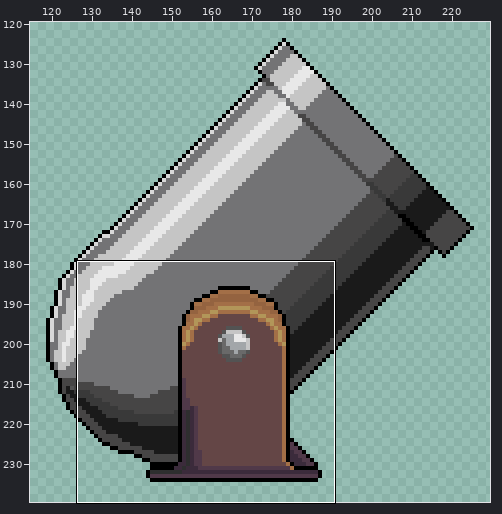
One commit to this sprite sheet: Assets/ArtAssets/Spritesheets/Player/Pirate Cat/cannon_inactive.png. The picture above shows the old version from afar; the outline marks the close-up.
Close-up. As it was:
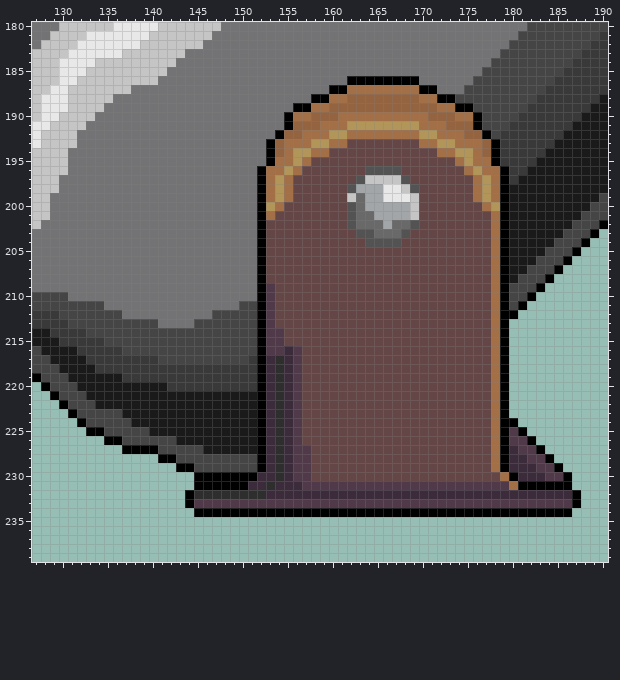
The file is 320x240 pixels. Colours within 5 levels of each other are drawn and written as one. Shown: x 127..190, y 180..239. The old version is drawn lined up with the new one. The wide view leaves out empty margins.
The same view after the edit:
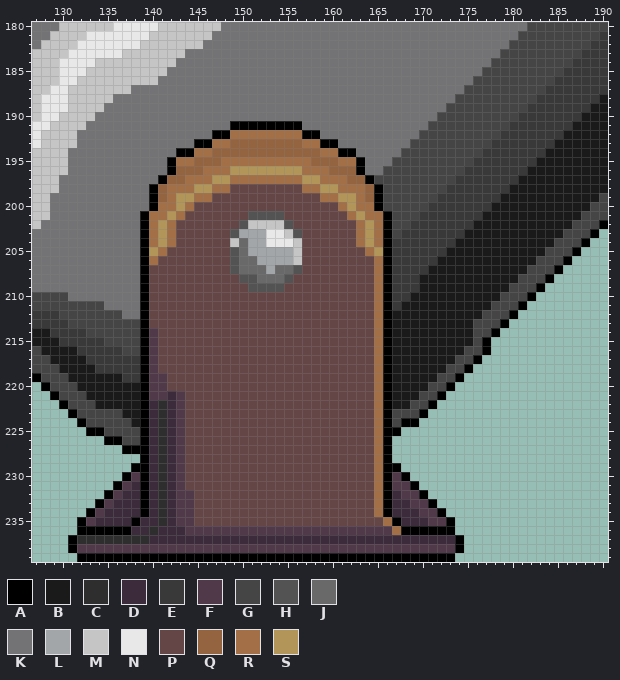
Palette (. is transparent): A #000000  B #1a1a1a  C #2e2e2f  D #3b2b3b  E #393939  F #503949  G #464545  H #535353  J #696969  K #737375  L #a2a6a9  M #c5c5c5  N #e8e8e8  P #644646  Q #946340  R #a36f47  S #b29659
Edits made:
whole drawing moved by +13,-5 (the old picture is shown already moved)
y 186: x 162..169 AAAAAAAA -> KKKKKKKK
y 187: x 160..171 AARRRRRRRRAA -> KKKKKKKKKKKK
y 188: x 158..173 AARRQQQQQQQQRRAA -> KKKKKKKKKKKKKKKK
y 189: x 156..175 AARRQQQQQQQQQQQQRRAA -> KKKKKKKKKKKKKKKKKGGG
y 190: x 155..176 ARRQQQRRRRRRRRRRQQQRRA -> KKKKKKKKKKKKKKKKKGGGGG
y 191: x 149..154 KKKKKK -> AAAAAA; x 156..176 QQQRRRSSSSSSSSRRRQQQA -> AKKKKKKKKKKKKKKGGGGGG
y 192: x 147..177 KKKKKKKAQQRRRSSRRRRRRRRSSRRRQQA -> AARRRRRRRRAAKKKKKKKKKKKGGGGGGGG
y 193: x 145..153 KKKKKKKKA -> AARRQQQQQ; x 155..156 RR -> QQ; x 158..178 SSRRPPPPPPPPRRSSRRRQA -> RAAKKKKKKKKGGGGGGGGGE
y 194: x 143..153 KKKKKKKKKKA -> AARRQQQQQQQ; x 155..158 RSSR -> QQQQ; x 160..178 PPPPPPPPPPPPRRSSRQA -> RAAKKKKKGGGGGGGGGEE
y 195: x 142..153 KKKKKKKKKKKA -> ARRQQQRRRRRR; x 156 S -> R; x 158..178 PPPPPPPPPPPPPPPPRSRRA -> QQQRRAKKKGGGGGGGGGEEE
y 196: x 142..154 KKKKKKKKKKARR -> AQQQRRRSSSSSS; x 156..179 RPPPPPPPHHHHPPPPPPPRSRRA -> SRRRQQQAKKGGGGGGGGGEEEEE
y 197: x 141..152 KKKKKKKKKKKA -> AQQRRRSSRRRR; x 154 S -> R; x 156..179 PPPPPPPHMMMMHPPPPPPPRSRA -> RSSRRRQQAGGGGGGGGGEEEEEE
y 198: x 140..155 KKKKKKKKKKKKARSR -> AQRRRSSRRPPPPPPP; x 157..179 PPPPPHLLLNNMHPPPPPPRSRA -> RRSSRRRQAGGGGGGGEEEEEEE
y 199: x 140..155 KKKKKKKKKKKKARSR -> AQRSSRRPPPPPPPPP; x 159..179 PPPMJLLNNNMPPPPPPRSRA -> RRSSRQAGGGGGGEEEEEEEB
y 200: x 140..154 KKKKKKKKKKKKASR -> ARRSRPPPPPPPPPP; x 161..179 PHJLLLLLMPPPPPPPRSA -> RSRRAGGGGGEEEEEEEBB
y 201: x 139..154 KKKKKKKKKKKKKARP -> ARRSRPPPPPPPHHHH; x 162..179 HJJLLLLMPPPPPPPPRA -> RSRRAGGGEEEEEEEBBB
y 202: x 139..155 KKKKKKKKKKKKKAPPP -> ARSRPPPPPPPHMMMMH; x 162..179 HJJJLJJHPPPPPPPPRA -> PRSRAGGEEEEEEEBBBB
y 203: x 139..156 KKKKKKKKKKKKKAPPPP -> ARSRPPPPPPHLLLNNMH; x 163..179 HHJJJHPPPPPPPPPRA -> RSRAGEEEEEEEBBBBB
y 204: x 139..156 KKKKKKKKKKKKKAPPPP -> ARSRPPPPPPMJLLNNNM; x 163..179 PHHHHPPPPPPPPPPRA -> RSRAEEEEEEEBBBBBB
y 205: x 139..156 KKKKKKKKKKKKKAPPPP -> ASRPPPPPPPHJLLLLLM; x 164..179 PPPPPPPPPPPPPPRA -> RSAEEEEEEBBBBBBB
y 206: x 139..156 KKKKKKKKKKKKKAPPPP -> ARPPPPPPPPHJJLLLLM; x 165..179 PPPPPPPPPPPPPRA -> RAEEEEEBBBBBBBB
y 207: x 139..156 KKKKKKKKKKKKKAPPPP -> APPPPPPPPPHJJJLJJH; x 165..179 PPPPPPPPPPPPPRA -> RAEEEEBBBBBBBBB
y 208: x 139..155 KKKKKKKKKKKKKAPPP -> APPPPPPPPPPHHJJJH; x 165..179 PPPPPPPPPPPPPRA -> RAEEEBBBBBBBBBB
y 209: x 139..154 KKKKKKKKKKKKKAFP -> APPPPPPPPPPPHHHH; x 165..179 PPPPPPPPPPPPPRA -> RAEEEBBBBBBBBBB
y 210: x 139..153 KKKKKKKKKKKKKAF -> APPPPPPPPPPPPPP; x 165..179 PPPPPPPPPPPPPRA -> RAEEBBBBBBBBBBG
y 211: x 139..153 KKKKKKKKKKKGGAF -> APPPPPPPPPPPPPP; x 165..179 PPPPPPPPPPPPPRA -> RAEBBBBBBBBBBGG
y 212: x 139..153 KKKKKKKKGGGGGAF -> APPPPPPPPPPPPPP; x 165..179 PPPPPPPPPPPPPRA -> RABBBBBBBBBBGGG
y 213: x 139..153 GGKKKKGGGGGGGAF -> APPPPPPPPPPPPPP; x 165..178 PPPPPPPPPPPPPR -> RABBBBBBBBBGGG
y 214: x 139..154 GGGGGGGGGGGGGAFF -> AFPPPPPPPPPPPPPP; x 165..179 PPPPPPPPPPPPPRA -> RABBBBBBBBBGGA.
y 215: x 139..154 GGGGGGGGGGGGGAFF -> AFPPPPPPPPPPPPPP; x 165..179 PPPPPPPPPPPPPRA -> RABBBBBBBBBGA..
y 216: x 139..156 GGGGGGGGGGGGGAFFDF -> AFPPPPPPPPPPPPPPPP; x 165..179 PPPPPPPPPPPPPRA -> RABBBBBBBBGGA..
y 217: x 139..156 EEGGGGGGGGGGEADCDF -> AFPPPPPPPPPPPPPPPP; x 165..179 PPPPPPPPPPPPPRA -> RABBBBBBBGGA...
y 218: x 139..156 EEEEEEEEEEEEEADCDF -> AFPPPPPPPPPPPPPPPP; x 165..179 PPPPPPPPPPPPPRA -> RABBBBBBGGA....
y 219: x 139..156 EEEEEEEEEEEEEADCDF -> AFFPPPPPPPPPPPPPPP; x 165..179 PPPPPPPPPPPPPRA -> RABBBBBGGA.....
y 220: x 139..156 BBBEEEEEEEEEEADCDF -> AFFPPPPPPPPPPPPPPP; x 165..179 PPPPPPPPPPPPPRA -> RABBBBGGA......
y 221: x 139..156 BBBBBBBBBBBBBADCDF -> AFFDFPPPPPPPPPPPPP; x 165..179 PPPPPPPPPPPPPRA -> RABBBGGA.......
y 222: x 139..156 BBBBBBBBBBBBBADCDF -> ADCDFPPPPPPPPPPPPP; x 165..179 PPPPPPPPPPPPPRA -> RABBGGA........
y 223: x 139..156 BBBBBBBBBBBBBADCDF -> ADCDFPPPPPPPPPPPPP; x 165..179 PPPPPPPPPPPPPRA -> RAGGGA.........
y 224: x 139..156 BBBBBBBBBBBBBADCDF -> ADCDFPPPPPPPPPPPPP; x 165..180 PPPPPPPPPPPPPRAA -> RAGAA...........
y 225: x 139..156 GBBBBBBBBBBBBADCDF -> ADCDFPPPPPPPPPPPPP; x 165..181 PPPPPPPPPPPPPRAFA -> RAA..............
y 226: x 139..156 GGGGBBBBBBBBBADCDF -> ADCDFPPPPPPPPPPPPP; x 165..182 PPPPPPPPPPPPPRAFFA -> RA................
y 227: x 140..157 AGGGGGBBBBBBADCDFF -> DCDFPPPPPPPPPPPPPP; x 165..183 PPPPPPPPPPPPPRADFFA -> RA.................
y 228: x 139..157 ..AAGGGGGGGGGADCDFF -> ADCDFPPPPPPPPPPPPPP; x 165..184 PPPPPPPPPPPPPRADDFFA -> RA..................
y 229: x 138..157 .....AAGGGGGGGADCDFF -> AADCDFPPPPPPPPPPPPPP; x 165..185 PPPPPPPPPPPPPRADDDFFA -> RAA..................
y 230: x 137..157 ........AAAAAAADDCDFF -> AFADCDFPPPPPPPPPPPPPP; x 165..186 PPPPPPPPPPPPPPRADDDFFA -> RAFA..................
y 231: x 136..166 .........AAAAAADDCDDDFFFFFFFFFF -> AFDADCDFPPPPPPPPPPPPPPPPPPPPPRA; x 169..186 FFFFFFFFFFFRAAAAAA -> A.................
y 232: x 135..166 .........ACCCCCCCCDDDDDDDDDDDDDD -> AFDDADCDFFPPPPPPPPPPPPPPPPPPPPRA; x 168..187 DDDDDDDDDDDDDDDDDDDA -> FFA.................
y 233: x 134..168 ..........AFFFFFFFFFFFFFFFFFFFFFFFF -> AFDDDADCDFFPPPPPPPPPPPPPPPPPPPPRADD; x 171..187 FFFFFFFFFFFFFFFFA -> A................
y 234: x 133..165 ............AAAAAAAAAAAAAAAAAAAAA -> AFDDDDADCDFFPPPPPPPPPPPPPPPPPPPPR; x 167..171 AAAAA -> DDDFF; x 173..186 AAAAAAAAAAAAAA -> ..............
y 235: x 132..173 .......................................... -> AFDDDDADDCDFFPPPPPPPPPPPPPPPPPPPPPRADDDFFA
y 236: x 132..173 .......................................... -> AAAAAADDCDDDFFFFFFFFFFFFFFFFFFFFFFFRAAAAAA
y 237: x 131..174 ............................................ -> ACCCCCCCCDDDDDDDDDDDDDDDDDDDDDDDDDDDDDDDDDDA
y 238: x 131..174 ............................................ -> AFFFFFFFFFFFFFFFFFFFFFFFFFFFFFFFFFFFFFFFFFFA
y 239: x 132..173 .......................................... -> AAAAAAAAAAAAAAAAAAAAAAAAAAAAAAAAAAAAAAAAAA
